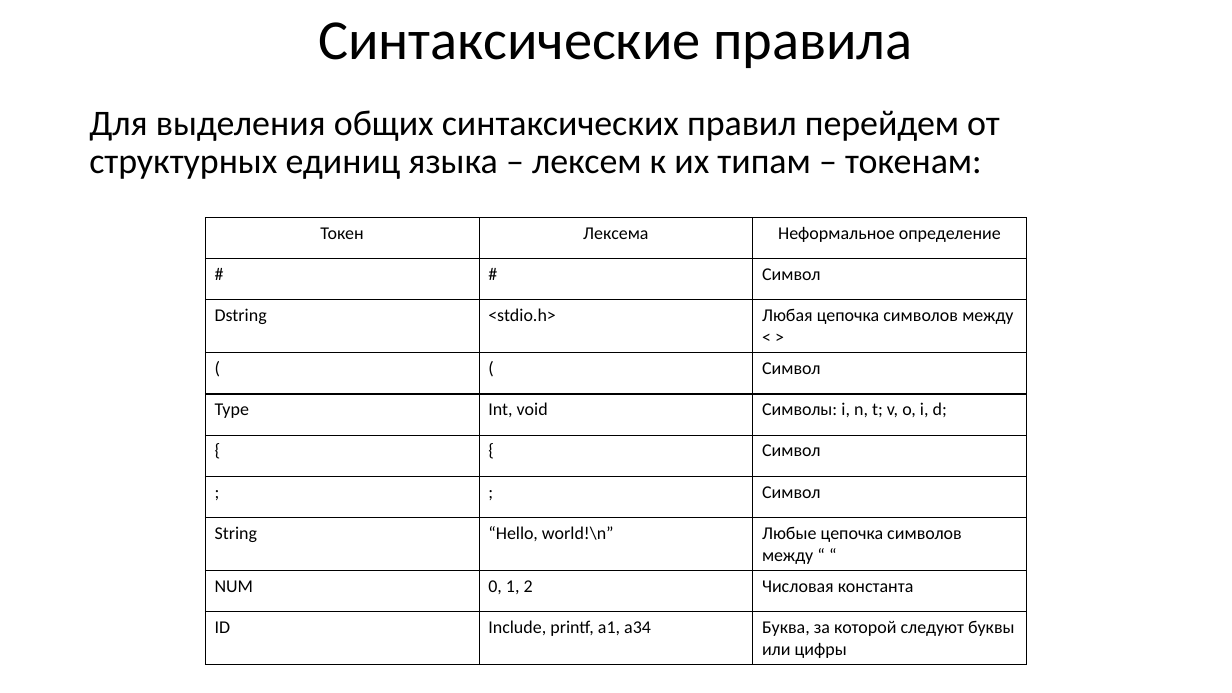
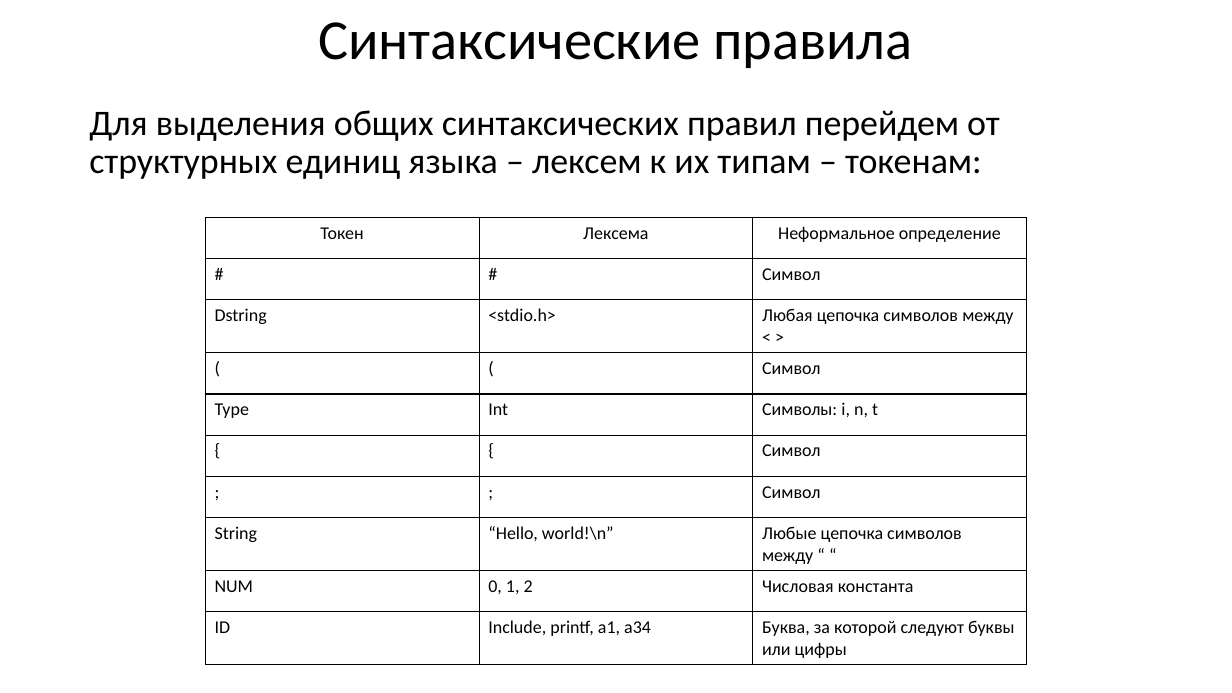
Before and after one commit to goddamnteam/korzun, a slide deck: slide 11 of task1.pptx. Drawn at 1232x693 pixels with LibreOffice and Linux fonts; fonts in the diff are those of the drawing. Boxes give left, top, right and bottom in pixels: in the first picture for what was removed or moved away, otherwise in the second. Text is boxed around its words. In the diff, an @@ line names an element or a change of style, - is before the commit and + after.

```diff
--- a/task1.pptx
+++ b/task1.pptx
@@ table at [205,217,1026,663] @@
-row 5, column 2: Int, void
+row 5, column 2: Int
-row 5, column 3: Символы: i, n, t; v, o, i, d;
+row 5, column 3: Символы: i, n, t
```
Also in this commit, not shown: 9 other slides changed.
